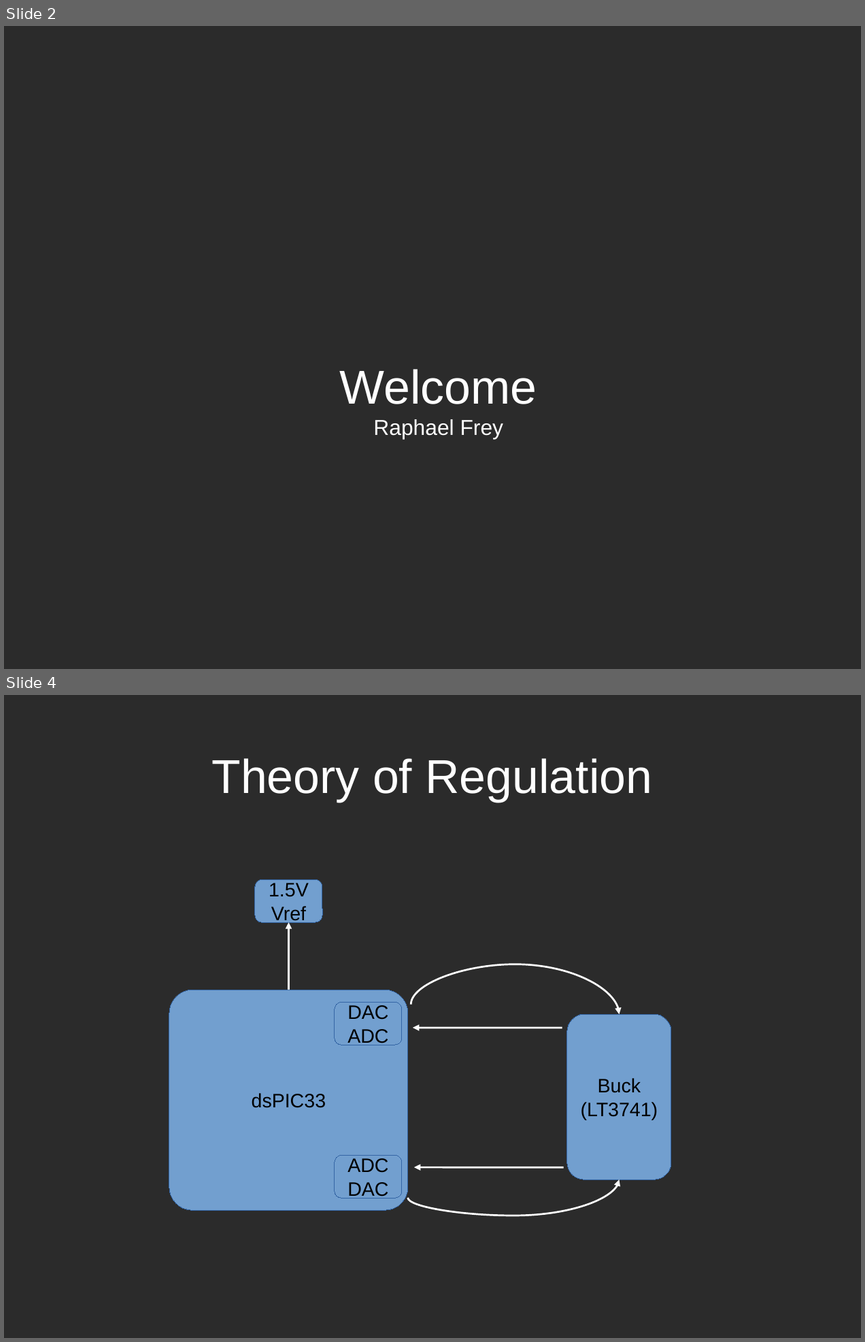
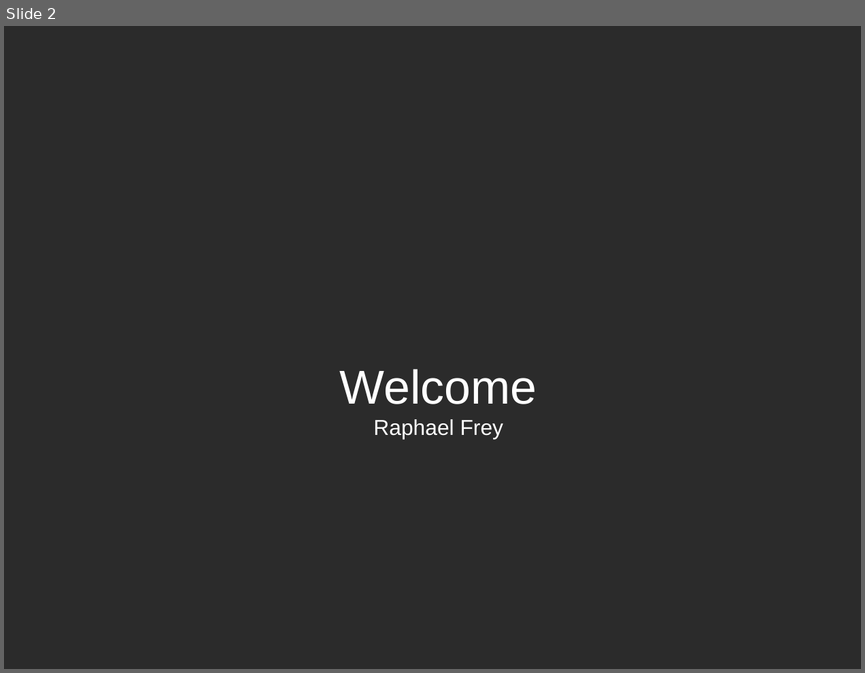
Before and after one commit to TheComet/bat6, a slide deck: doc/presentation/libreoffice/presentation.odp. Shown one above the other, each under a label of ours: slides 2 and 4 before the commit, slide 2 after it; the slides between them are not shown. The pictures are 865x1342 and 865x673 pixels, drawn with LibreOffice and Linux fonts; fonts in the diff are those of the drawing; background and template pictures are left out; a plain dark background stands for a picture behind light text. Boxes give left, top, right and bottom in pixels: in the first picture for what was removed or moved away, otherwise in the second. Text is boxed around its words. In the diff, an @@ line names an element or a change of style, - is before the commit and + after.

```diff
--- a/doc/presentation/libreoffice/presentation.odp
+++ b/doc/presentation/libreoffice/presentation.odp
@@ slide 4 removed at <box>4,695,861,1338</box>, background picture (left out) @@
@@ title removed at <box>211,758,653,802</box> @@
-Theory of Regulation
@@ rounded rectangle removed at <box>255,879,323,922</box> @@
-1.5V
-Vref
@@ curved arrow removed from (288, 989) to (288, 922) @@
@@ curved arrow removed from (411, 1004) to (619, 1014) @@
@@ rounded rectangle removed at <box>170,989,409,1210</box> @@
-dsPIC33
@@ rounded rectangle removed at <box>334,1002,402,1045</box> @@
-DAC
-ADC
@@ freeform shape removed at <box>567,1014,671,1179</box> @@
-Buck
-(LT3741)
@@ curved arrow removed from (562, 1028) to (413, 1028) @@
@@ rounded rectangle removed at <box>334,1155,402,1198</box> @@
-ADC
-DAC
@@ curved arrow removed from (409, 1198) to (619, 1179) @@
@@ curved arrow removed from (564, 1167) to (415, 1167) @@
```
Also in this commit, not shown: 3 slides changed, 5 slides added, 10 other slides removed.
